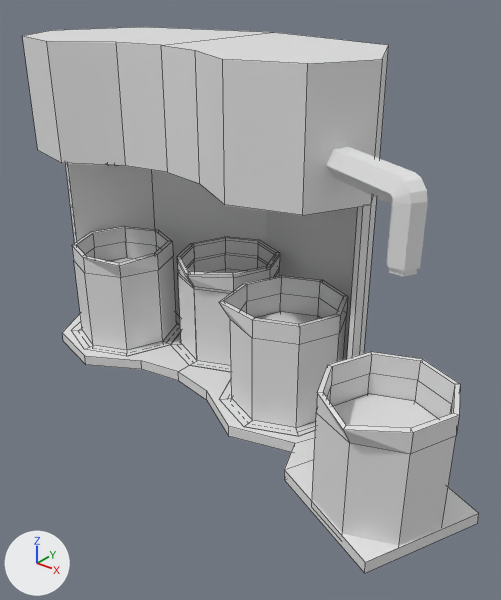
A saved change to the Blender file Assets/3D object/Blender_hilut/mixer.blend.
One viewpoint serves both versions: a 50 mm camera at (8.15, -9.51, 7.21) aimed at (1.56, -1.27, 2.1). Every picture has the same lights, and +X, +Y and +Z are marked at lower left. Mesh edges are drawn as thin lines on the coarser meshes.

In view in the first picture: 'Beaker', 'Beaker.001', 'Casing', 'Input 1', 'Input 2', 'Input 3', 'Output nosel'.
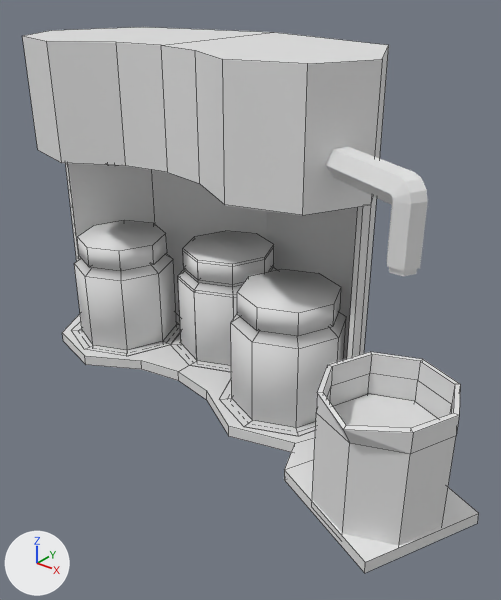
Commit message: Change chemicals to bottles, use beakers only for output

Boxes [x1, y1, x2, y2] around the edits, measured in the pictures (501 x 600 px):
'Input 3', reshaped, surface changed
    before: [219, 275, 348, 436]
    after: [219, 269, 346, 436]
'Input 1', reshaped, surface changed
    both: [72, 165, 181, 356]
'Input 2', reshaped, surface changed
    before: [170, 237, 280, 372]
    after: [170, 231, 277, 372]
'Beaker.001', deleted
    before: [177, 244, 275, 360]
'Bottle', added
    after: [178, 251, 274, 360]

The change, as a list of edits to the scene's bpy script:
```text
Add me_bottle:
    me_bottle.from_pydata(...)  # 40 vertices, 34 faces; spans x -1.0..1.0, y -1.0..1.0, z 0.0..2.22
    me_bottle.polygons.foreach_set('use_smooth', [True] * 34)
Add col_stand_with_bottle:
    col_stand_with_bottle = bpy.data.collections.new('Stand with bottle')
    col_stand_with_bottle.objects.link(ob_stand)
    col_stand_with_bottle.objects.link(ob_straw)
    col_stand_with_bottle.objects.link(ob_nosel)
    col_stand_with_bottle.objects.link(ob_liquid)
    col_stand_with_bottle.objects.link(ob_bottle)
Change ob_input_3:
    ob_input_3.instance_collection: col_stand_with_beaker -> col_stand_with_bottle
Change ob_input_1:
    ob_input_1.instance_collection: col_stand_with_beaker -> col_stand_with_bottle
Change ob_input_2:
    ob_input_2.instance_collection: col_stand_with_beaker -> col_stand_with_bottle
Remove ob_beaker_001:
    ob_beaker_001 = bpy.data.objects.new('Beaker.001', None)
    ob_beaker_001.location = (0.0, 0.0, 0.07)
    ob_beaker_001.instance_type = 'COLLECTION'
    ob_beaker_001.instance_collection = col_beaker
Add ob_bottle:
    ob_bottle = bpy.data.objects.new('Bottle', me_bottle)
    ob_bottle.location = (0.0, 0.0, 0.02)
```
